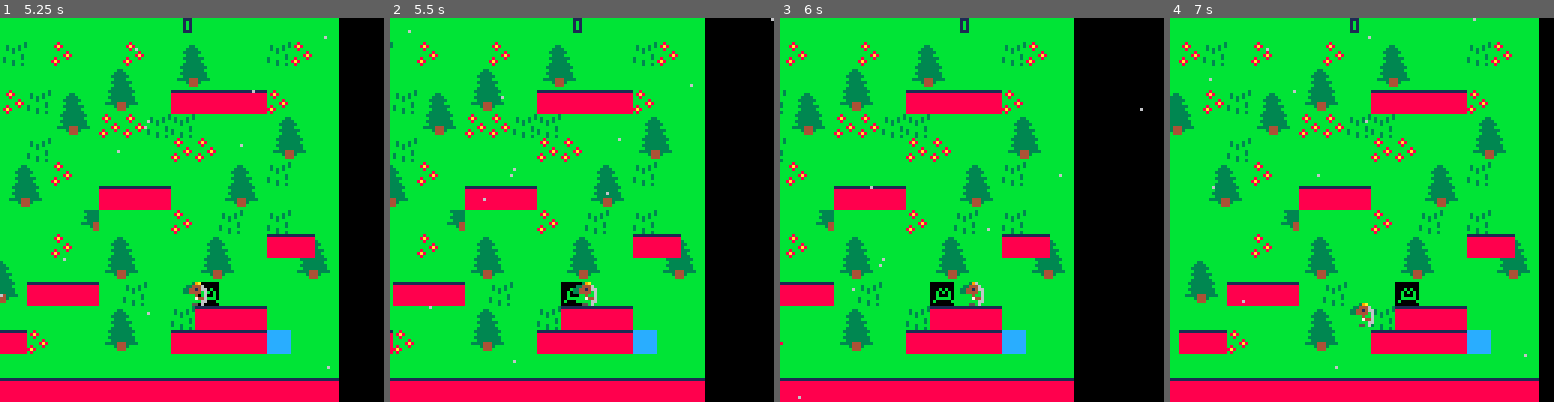
Above: before the commit, frames 1-4 (left to right).
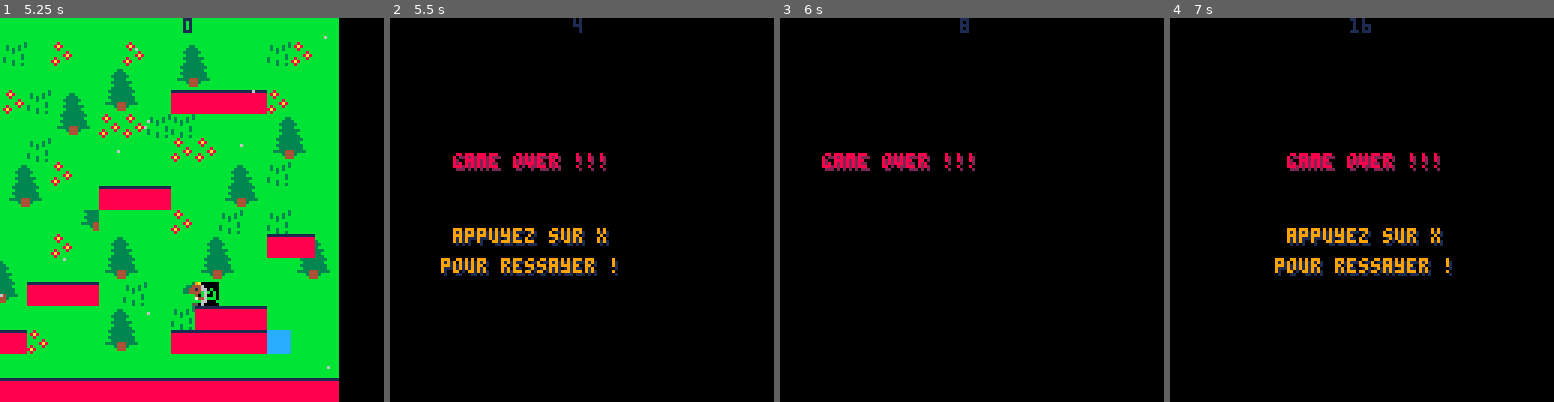
Above: after the commit, the same moments.

Repository: adatechschool/doris-pico-8-BastienVintras
Game: PICO-8 cartridge tuto.p8
Same seed, same stepped clock (60 frames per second), same inputs: the game is played once before the commit and once after it.
Inputs:
- Up to frame 1 (5.25 s): hold Right 2.33-3.33 s; hold Right 3.38-4.22 s; hold Up 4.27-4.67 s; hold Right from 4.72 s (still down)
- Up to frame 2 (5.5 s): keep holding Right
- Up to frame 3 (6 s): release Right at 5.72 s
- Up to frame 4 (7 s): hold Left 6.15-6.98 s

Frame 1 is identical in both runs. In frame 2, 82% of the frame differs, in the area x 0-100%, y 0-100%; in frame 3, 76%; in frame 4, 96%, in the area x 0-97%, y 0-100%.

Commit message:
problème de flag grenouille reglé

Diff:
--- a/tuto.p8
+++ b/tuto.p8
@@ -44,6 +43,13 @@
 function  _update()
 update_camera()
 p.dx=0
+
+
+if check_flag(1,(p.x)/8,(p.y)/8) then
+	state += 1
+	end
+
+
 if (btn(0)) p.dx=-1
 if (btn(1)) p.dx=1
 p.x+=p.dx
@@ -58,9 +64,7 @@
 p.y+=p.dy
 
 update_snow()
-if check_flag(1,p.dx,p.dy) then
-	state += 1
-	end
+
 	timer+=1
 end
 
